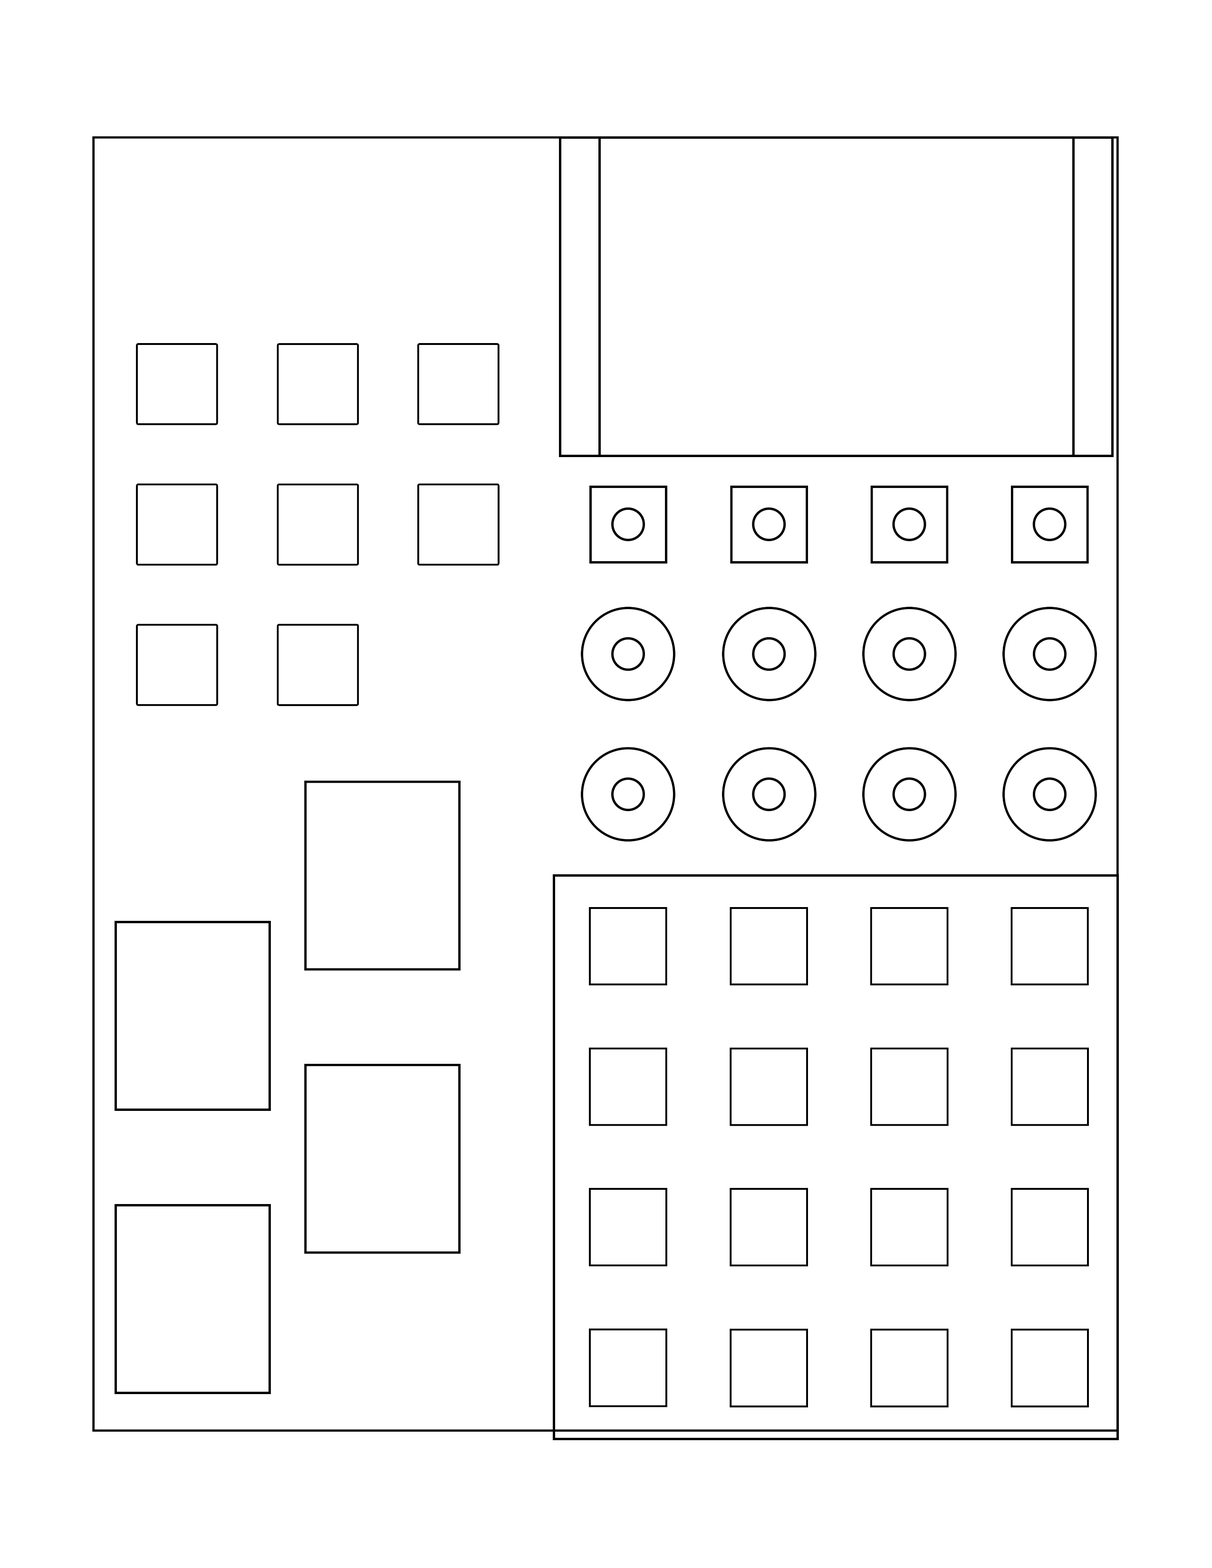
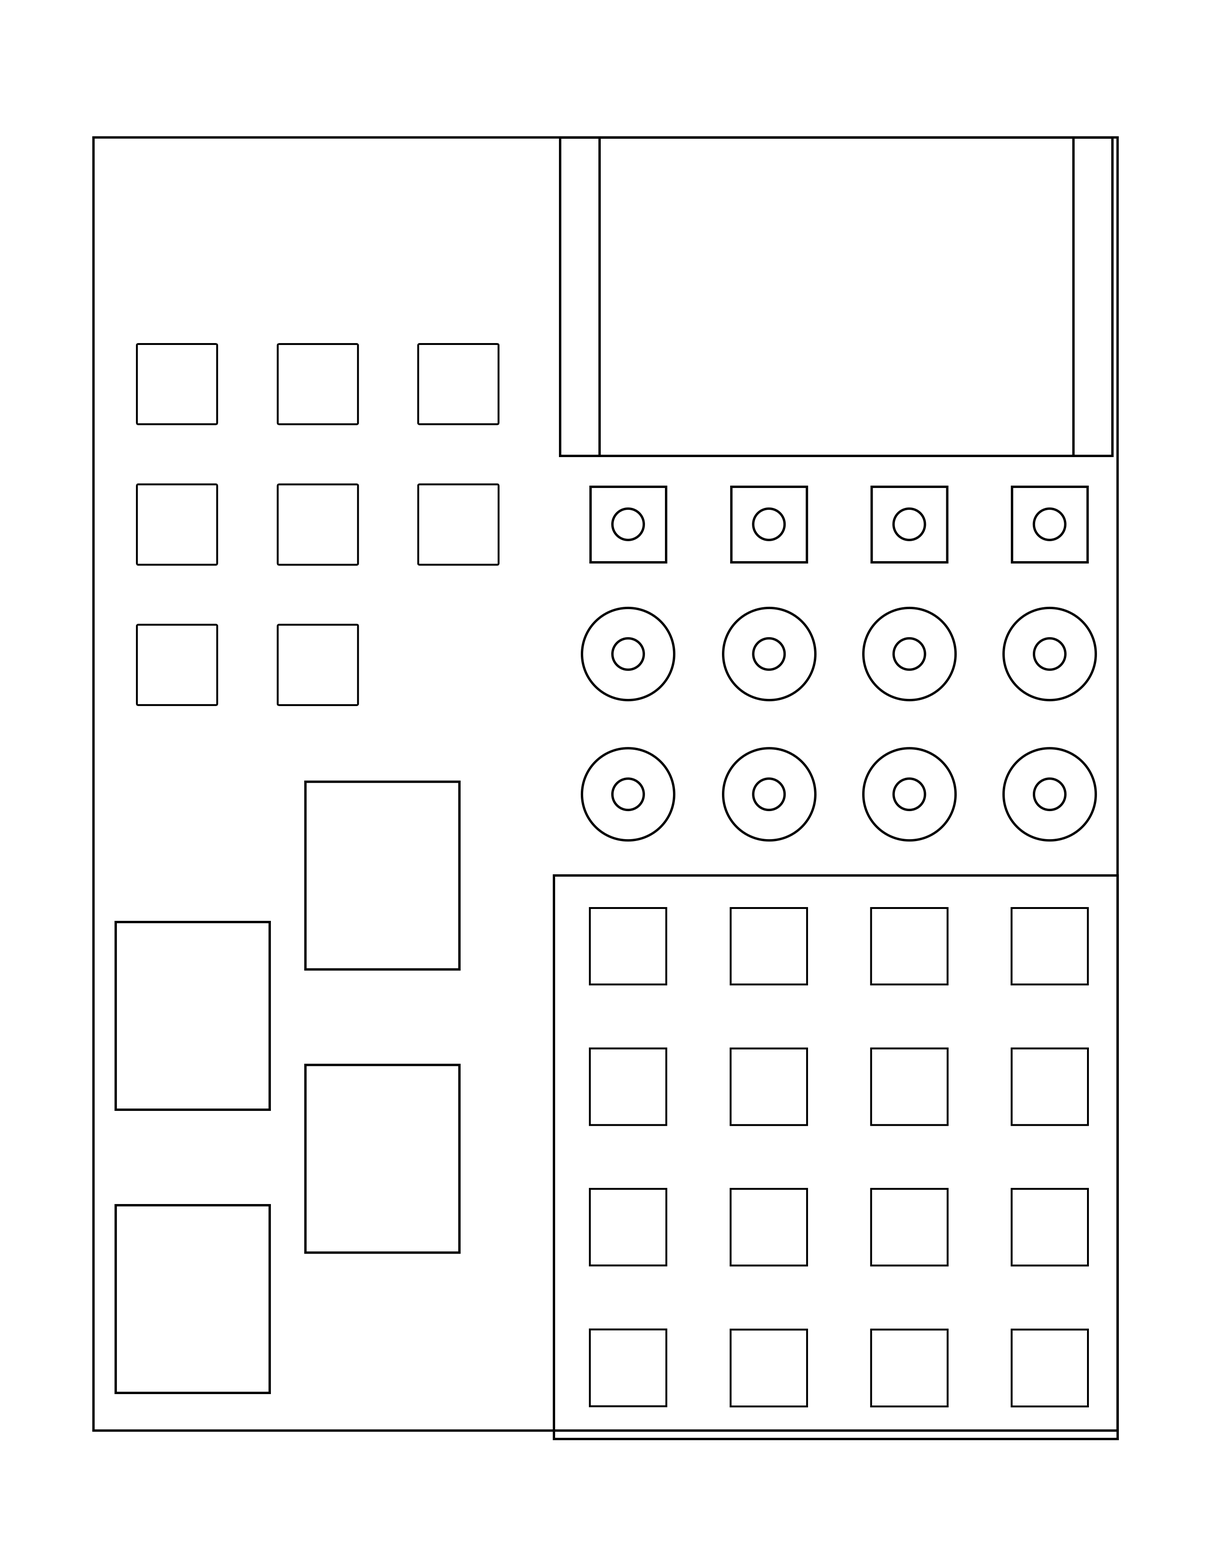
Revision of a layered 1212px x 1568px image; what changed, layer by layer:
showed "Background" over (92, 135, 1119, 1433)